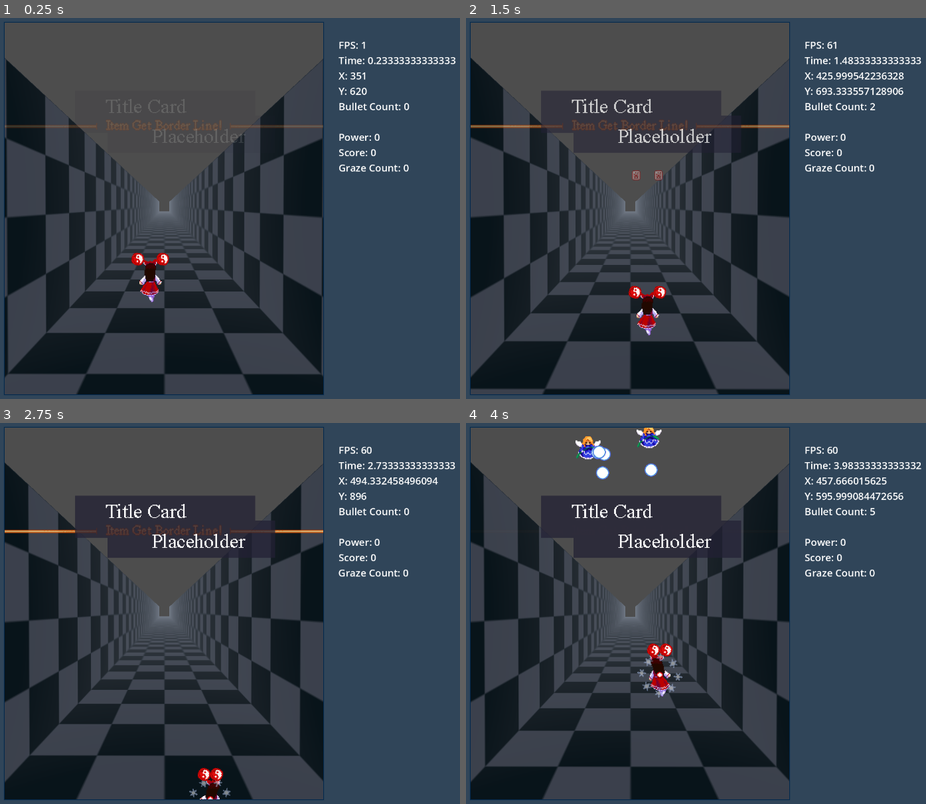
Above: before the commit, frames 1-4 (two rows, left to right).
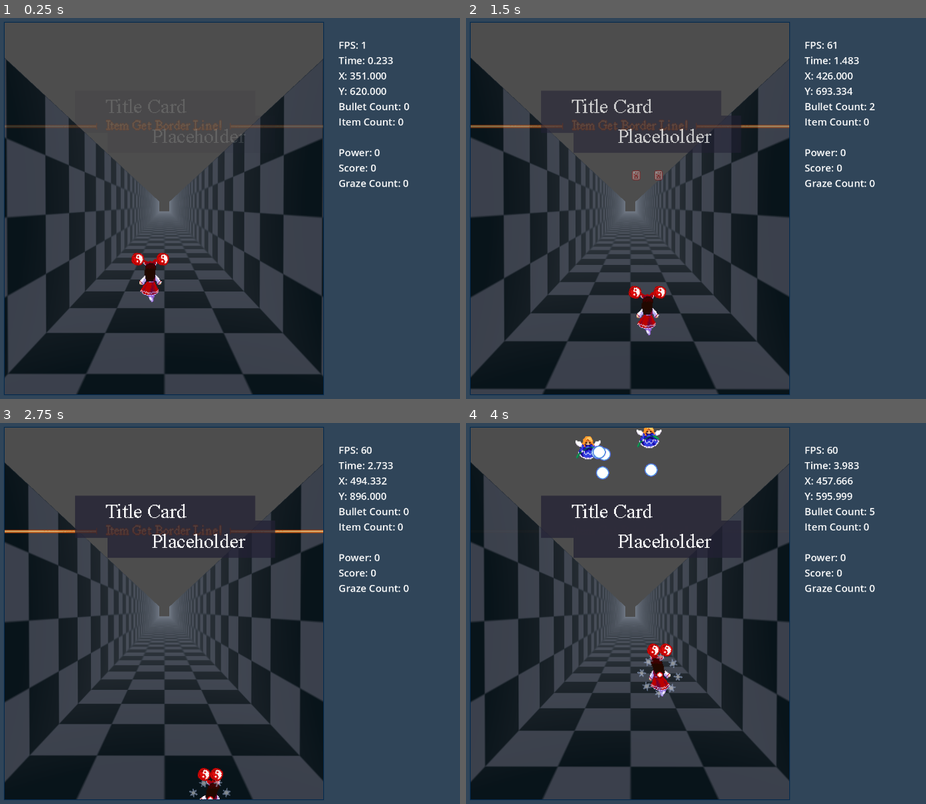
Above: after the commit, the same moments.

Repository: StahlReyn/th-bullet-test
Game: Godot game, scene res://gamestate/gamemain.tscn
Two runs of this game, one before a commit and one after it. Both use one fixed random seed, a clock stepped at 60 frames per second and the inputs below.
Inputs:
- Up to frame 1 (0.25 s): no input
- Up to frame 2 (1.5 s): hold Right (move_right) 0.53-1.28 s; hold Shift (focus) 0.53-1.28 s; hold Down (move_down) from 1.28 s (still down); tap Z (shoot) at 1.35 s
- Up to frame 3 (2.75 s): release Down (move_down) at 2.03 s; hold Right (move_right) from 2.03 s (still down); hold Shift (focus) from 2.03 s (still down)
- Up to frame 4 (4 s): release Right (move_right) at 2.78 s; release Shift (focus) at 2.78 s; hold Up (move_up) 2.78-3.53 s; tap Z (shoot) at 2.85 s; hold Left (move_left) from 3.53 s (still down); hold Shift (focus) from 3.53 s (still down)

The runs differ from the first frame. In frame 1, 0.8% of the frame differs, in the area x 73-100%, y 10-45%; in frame 2, 1.0%, in the area x 73-99%, y 10-45%; in frame 3, 0.9%; in frame 4, 1.0%.

Commit message:
item change collision to distance, performance

Diff:
--- a/gamestate/hud/debug-label.gd
+++ b/gamestate/hud/debug-label.gd
@@ -10,10 +10,11 @@
 func _process(_delta: float) -> void:
 	text = (
 		"FPS: " + str(Engine.get_frames_per_second()  ) + "\n" +
-		"Time: " + str(game_view.game_time) + "\n" +
-		"X: " + str(player.position.x) + "\n" +
-		"Y: " + str(player.position.y) + "\n" +
-		"Bullet Count: " + str(GameUtils.get_bullet_count(self)) + "\n\n" +
+		"Time: " + ("%.3f" % game_view.game_time) + "\n" +
+		"X: " + ("%.3f" % player.position.x) + "\n" +
+		"Y: " + ("%.3f" % player.position.y) + "\n" +
+		"Bullet Count: " + str(GameUtils.get_bullet_count(self)) + "\n" +
+		"Item Count: " + str(GameUtils.get_item_count(self)) + "\n\n" +
 		"Power: " + str(player.power) + "\n" +
 		"Score: " + str(game_view.score) + "\n" +
 		"Graze Count: " + str(game_view.graze_count) + "\n"
--- a/scripts/game_utils.gd
+++ b/scripts/game_utils.gd
@@ -7,6 +7,9 @@
 
 static func get_bullet_count(node : Node) -> int:
 	return len(node.get_tree().get_nodes_in_group("bullet"))
+
+static func get_item_count(node : Node) -> int:
+	return len(node.get_tree().get_nodes_in_group("item"))
 
 static func get_game_view(node : Node) -> GameView:
 	return node.get_tree().get_nodes_in_group("game_view")[0]
--- a/scripts/gameplay/player.gd
+++ b/scripts/gameplay/player.gd
@@ -39,14 +39,6 @@
 
 func _on_area_entered(area: Area2D) -> void:
 	super(area)
-	if area is Item:
-		area.do_collect()
-		audio_item.play()
-		process_item(area)
-
-func process_item(item: Item) -> void:
-	GameUtils.add_score(self, item.get_point_value())
-	add_power(item.get_power_value())
 
 func add_power(value: float) -> void:
 	power += value
--- a/scripts/items/item.gd
+++ b/scripts/items/item.gd
@@ -1,5 +1,5 @@
 class_name Item
-extends Area2D
+extends AnimatedSprite2D
 
 enum Type {
 	POWER,
@@ -10,35 +10,52 @@
 	BOMB,
 }
 
-@onready var sprite_node : AnimatedSprite2D = $AnimatedSprite2D
-
 static var item_scene : PackedScene = preload("res://scripts/items/item.tscn")
 
+static var max_speed : float = 200
+static var down_speed : float = -100
+static var down_accel : float = 200
+
+static var magnet_range_squared : float = 40000
+static var collect_range_squared : float = 360
+static var collect_line_y : float = 300
+static var magnet_speed : float = 1000
+
 var type : int = Type.POINT
-
-var max_speed : float = 200
-var down_speed : float = -100
-var down_accel : float = 200
-
 var spawn_velocity : Vector2
 var spawn_time : float
 
-var magnet_speed : float = 1000
 var magnet_target : Node2D
 var maximum_collect : bool = false
+var distance_squared : float
 
 func _ready() -> void:
+	magnet_target = GameUtils.get_player(self)
 	pass
 
 func _process(delta: float) -> void:
 	spawn_time -= delta
 	if magnet_target:
+		distance_squared = global_position.distance_squared_to(magnet_target.global_position)
+	else:
+		distance_squared = 100000
+	if distance_squared < collect_range_squared:
+		do_collect()
+	elif is_magnetic():
 		process_target_movement(delta)
-	elif spawn_time > 0: # Gravity move when not spawning
+	elif is_spawning(): # Gravity move when not spawning
 		process_spawn_movement(delta)
 	else:
 		process_movement(delta)
 	check_despawn()
+
+func is_magnetic() -> bool:
+	if not magnet_target: # Sometimes self is Nil when A lot happens
+		return false
+	return distance_squared < magnet_range_squared or magnet_target.position.y < collect_line_y
+
+func is_spawning() -> bool:
+	return spawn_time > 0
 
 func process_movement(delta: float) -> void:
 	down_speed += down_accel * delta
@@ -65,17 +82,24 @@
 func set_sprite() -> void:
 	match type:
 		Type.POWER:
-			sprite_node.play("power")
+			play("power")
 		Type.POINT:
-			sprite_node.play("point")
+			play("point")
 		Type.POWER_BIG:
-			sprite_node.play("power_big")
+			play("power_big")
 		Type.POWER_FULL:
-			sprite_node.play("power_full")
+			play("power_full")
 		Type.LIFE:
-			sprite_node.play("life")
+			play("life")
 
 func do_collect() -> void:
+	do_point_display()
+	if magnet_target is Player:
+		GameUtils.add_score(self, get_point_value())
+		magnet_target.add_power(get_power_value())
+	call_deferred("queue_free")
+
+func do_point_display() -> void:
 	var item_display : ItemCollectDisplay = ItemCollectDisplay.item_scene.instantiate()
 	var effect_container : EffectContainer = GameUtils.get_effect_container(self)
 	item_display.top_level = true
@@ -86,7 +110,6 @@
 		item_display.set_text(str(point))
 	if maximum_collect:
 		item_display.set_maximum_style()
-	call_deferred("queue_free")
 
 func check_despawn() -> void:
 	if position.y > 1200:
--- a/scripts/items/item.tscn
+++ b/scripts/items/item.tscn
@@ -1,81 +1,10 @@
-[gd_scene load_steps=10 format=3 uid="uid://d3vvpd13843s4"]
+[gd_scene load_steps=3 format=3 uid="uid://d3vvpd13843s4"]
 
+[ext_resource type="SpriteFrames" uid="uid://xmhho1bpave7" path="res://scripts/items/item_sprite_frames.tres" id="1_3tgvo"]
 [ext_resource type="Script" path="res://scripts/items/item.gd" id="1_fagwi"]
-[ext_resource type="Shape2D" uid="uid://fsp376u4jkj8" path="res://scripts/items/collision_item.tres" id="2_fto6f"]
-[ext_resource type="Texture2D" uid="uid://yipm4qncoxvx" path="res://assets/img/system/point_items.png" id="3_mecev"]
 
-[sub_resource type="AtlasTexture" id="AtlasTexture_1p5xq"]
-atlas = ExtResource("3_mecev")
-region = Rect2(96, 0, 16, 16)
-
-[sub_resource type="AtlasTexture" id="AtlasTexture_1bw2e"]
-atlas = ExtResource("3_mecev")
-region = Rect2(16, 0, 16, 16)
-
-[sub_resource type="AtlasTexture" id="AtlasTexture_xxjy6"]
-atlas = ExtResource("3_mecev")
-region = Rect2(0, 0, 16, 16)
-
-[sub_resource type="AtlasTexture" id="AtlasTexture_r06ps"]
-atlas = ExtResource("3_mecev")
-region = Rect2(48, 0, 16, 16)
-
-[sub_resource type="AtlasTexture" id="AtlasTexture_f4fme"]
-atlas = ExtResource("3_mecev")
-region = Rect2(80, 0, 16, 16)
-
-[sub_resource type="SpriteFrames" id="SpriteFrames_rbbcd"]
-animations = [{
-"frames": [{
-"duration": 1.0,
-"texture": SubResource("AtlasTexture_1p5xq")
-}],
-"loop": true,
-"name": &"life",
-"speed": 5.0
-}, {
-"frames": [{
-"duration": 1.0,
-"texture": SubResource("AtlasTexture_1bw2e")
-}],
-"loop": true,
-"name": &"point",
-"speed": 5.0
-}, {
-"frames": [{
-"duration": 1.0,
-"texture": SubResource("AtlasTexture_xxjy6")
-}],
-"loop": true,
-"name": &"power",
-"speed": 5.0
-}, {
-"frames": [{
-"duration": 1.0,
-"texture": SubResource("AtlasTexture_r06ps")
-}],
-"loop": true,
-"name": &"power_big",
-"speed": 5.0
-}, {
-"frames": [{
-"duration": 1.0,
-"texture": SubResource("AtlasTexture_f4fme")
-}],
-"loop": true,
-"name": &"power_full",
-"speed": 5.0
-}]
-
-[node name="ItemPoint" type="Area2D" groups=["item"]]
-collision_layer = 16
-collision_mask = 0
+[node name="ItemPoint" type="AnimatedSprite2D" groups=["item"]]
+scale = Vector2(2, 2)
+sprite_frames = ExtResource("1_3tgvo")
+animation = &"power"
 script = ExtResource("1_fagwi")
-
-[node name="CollisionShape2D" type="CollisionShape2D" parent="."]
-shape = ExtResource("2_fto6f")
-
-[node name="AnimatedSprite2D" type="AnimatedSprite2D" parent="."]
-scale = Vector2(2, 2)
-sprite_frames = SubResource("SpriteFrames_rbbcd")
-animation = &"point"
--- a/scripts/items/item_collect_display.gd
+++ b/scripts/items/item_collect_display.gd
@@ -1,11 +1,10 @@
 class_name ItemCollectDisplay
-extends Node2D
+extends Label
 
 static var item_scene : PackedScene = preload("res://scripts/items/item_collect_display.tscn")
 
-@onready var label : Label = $Label
 var up_speed : float = 50.0
-var fade_speed : float = 1.0
+var fade_speed : float = 2.0
 
 # Called when the node enters the scene tree for the first time.
 func _ready() -> void:
@@ -20,10 +19,6 @@
 	position.y -= up_speed * delta
 	if color.a <= 0:
 		call_deferred("queue_free")
-	pass
-
-func set_text(text: String) -> void:
-	label.text = text
 
 func set_maximum_style() -> void:
 	var color : Color = get_modulate()
--- a/scripts/items/item_collect_display.tscn
+++ b/scripts/items/item_collect_display.tscn
@@ -2,19 +2,11 @@
 
 [ext_resource type="Script" path="res://scripts/items/item_collect_display.gd" id="1_x4j6n"]
 
-[sub_resource type="LabelSettings" id="LabelSettings_puwtd"]
+[sub_resource type="LabelSettings" id="LabelSettings_u86ey"]
 outline_size = 10
 outline_color = Color(0, 0, 0, 1)
 
-[node name="ItemCollectDisplay" type="Node2D"]
+[node name="ItemCollectDisplay" type="Label"]
+text = "000000"
+label_settings = SubResource("LabelSettings_u86ey")
 script = ExtResource("1_x4j6n")
-
-[node name="Label" type="Label" parent="."]
-offset_left = -48.0
-offset_top = -11.0
-offset_right = 49.0
-offset_bottom = 12.0
-text = "000000"
-label_settings = SubResource("LabelSettings_puwtd")
-horizontal_alignment = 1
-vertical_alignment = 1
--- /dev/null
+++ b/scripts/items/item_sprite_frames.tres
@@ -0,0 +1,66 @@
+[gd_resource type="SpriteFrames" load_steps=7 format=3 uid="uid://xmhho1bpave7"]
+
+[ext_resource type="Texture2D" uid="uid://yipm4qncoxvx" path="res://assets/img/system/point_items.png" id="1_akwhv"]
+
+[sub_resource type="AtlasTexture" id="AtlasTexture_1p5xq"]
+atlas = ExtResource("1_akwhv")
+region = Rect2(96, 0, 16, 16)
+
+[sub_resource type="AtlasTexture" id="AtlasTexture_1bw2e"]
+atlas = ExtResource("1_akwhv")
+region = Rect2(16, 0, 16, 16)
+
+[sub_resource type="AtlasTexture" id="AtlasTexture_xxjy6"]
+atlas = ExtResource("1_akwhv")
+region = Rect2(0, 0, 16, 16)
+
+[sub_resource type="AtlasTexture" id="AtlasTexture_r06ps"]
+atlas = ExtResource("1_akwhv")
+region = Rect2(48, 0, 16, 16)
+
+[sub_resource type="AtlasTexture" id="AtlasTexture_f4fme"]
+atlas = ExtResource("1_akwhv")
+region = Rect2(80, 0, 16, 16)
+
+[resource]
+animations = [{
+"frames": [{
+"duration": 1.0,
+"texture": SubResource("AtlasTexture_1p5xq")
+}],
+"loop": true,
+"name": &"life",
+"speed": 5.0
+}, {
+"frames": [{
+"duration": 1.0,
+"texture": SubResource("AtlasTexture_1bw2e")
+}],
+"loop": true,
+"name": &"point",
+"speed": 5.0
+}, {
+"frames": [{
+"duration": 1.0,
+"texture": SubResource("AtlasTexture_xxjy6")
+}],
+"loop": true,
+"name": &"power",
+"speed": 5.0
+}, {
+"frames": [{
+"duration": 1.0,
+"texture": SubResource("AtlasTexture_r06ps")
+}],
+"loop": true,
+"name": &"power_big",
+"speed": 5.0
+}, {
+"frames": [{
+"duration": 1.0,
+"texture": SubResource("AtlasTexture_f4fme")
+}],
+"loop": true,
+"name": &"power_full",
+"speed": 5.0
+}]
--- a/scripts/stage/area_item_collection.gd
+++ b/scripts/stage/area_item_collection.gd
@@ -10,5 +10,4 @@
 	pass
 
 func _on_area_entered(area: Area2D) -> void:
-	if area is Item:
-		area.magnet_target = self
+	pass
